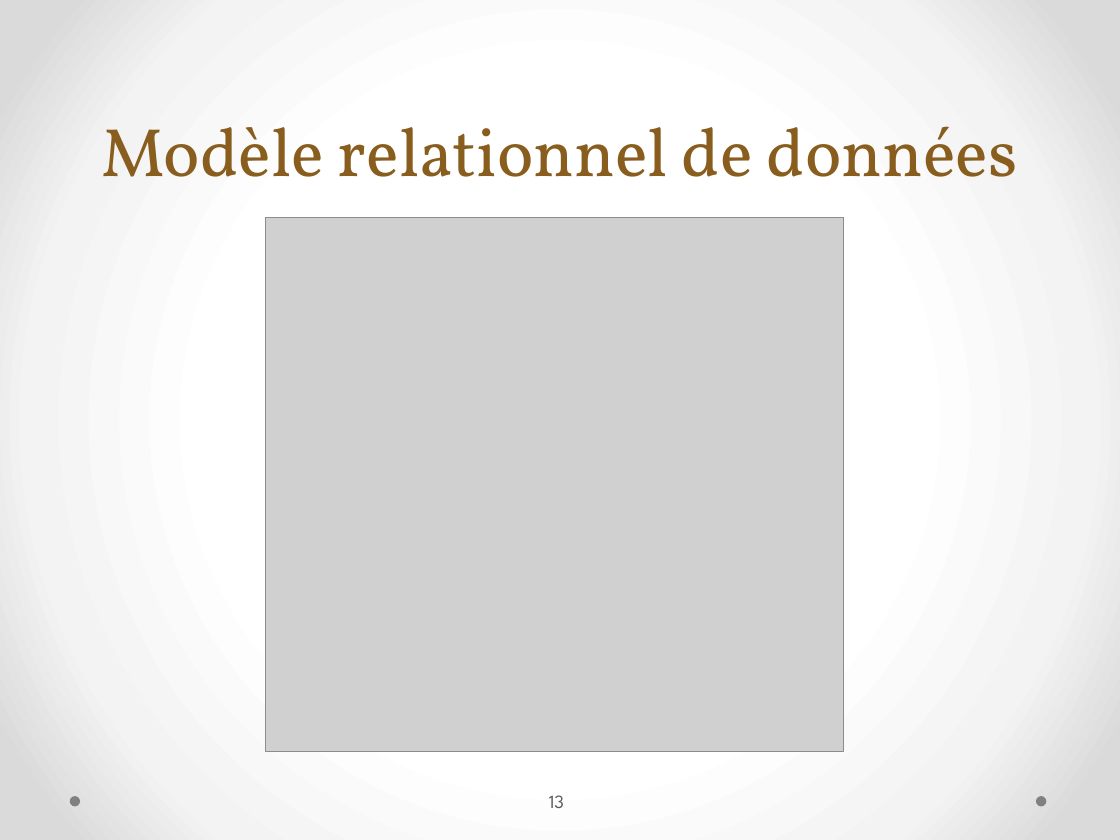
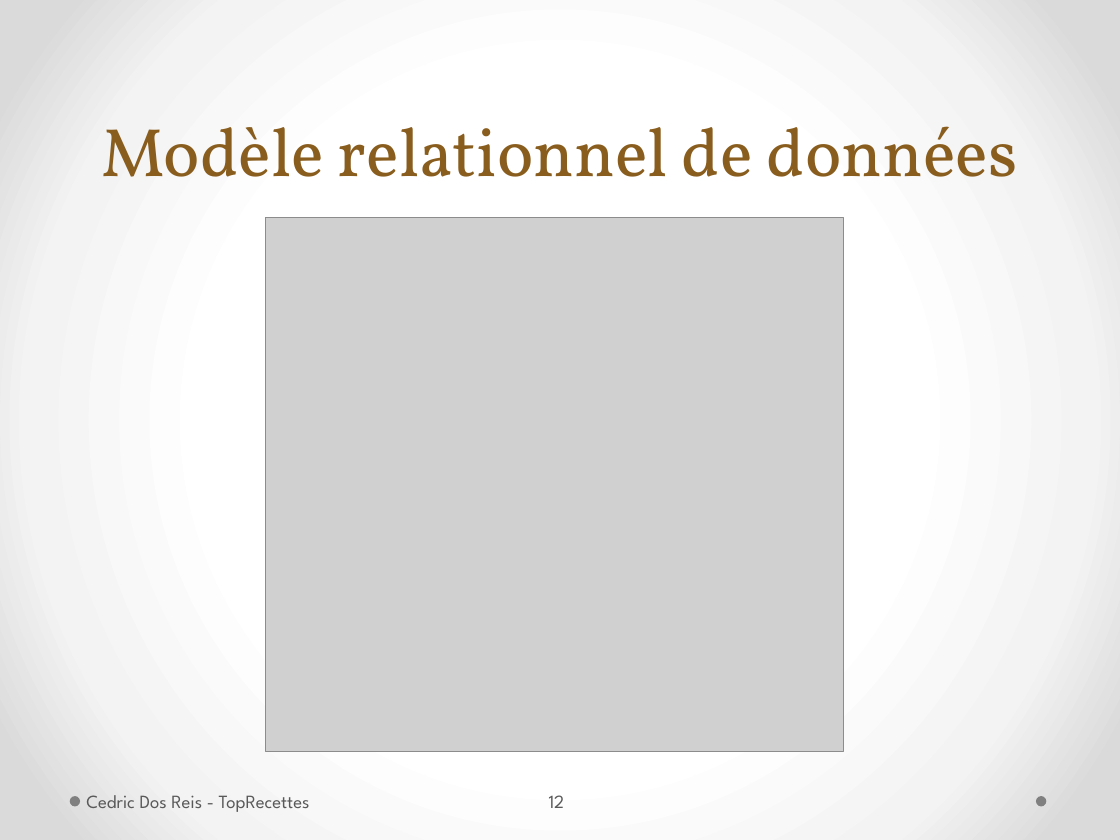
Before and after one commit to MrBeelzeBob/TopRecettes, a slide deck: slide 12 of Rendu final/PrésentationTPI2015_TopRecette.pptx (slide 13 before the commit). Drawn at 1120x840 pixels with LibreOffice and Linux fonts; fonts in the diff are those of the drawing; grey boxes stand for pictures. Boxes give left, top, right and bottom in pixels: in the first picture for what was removed or moved away, otherwise in the second. Text is boxed around its words. In the diff, an @@ line names an element or a change of style, - is before the commit and + after.

```diff
--- a/Rendu final/PrésentationTPI2015_TopRecette.pptx
+++ b/Rendu final/PrésentationTPI2015_TopRecette.pptx
@@ text added at <box>86,795,310,812</box>, 12 pt, text #595959 @@
+Cedric Dos Reis - TopRecettes
@@ page number at <box>549,795,565,808</box>: text changed @@
-13
+12
```
Also in this commit, not shown: 15 other slides changed, 1 slide added, 2 slides removed.
